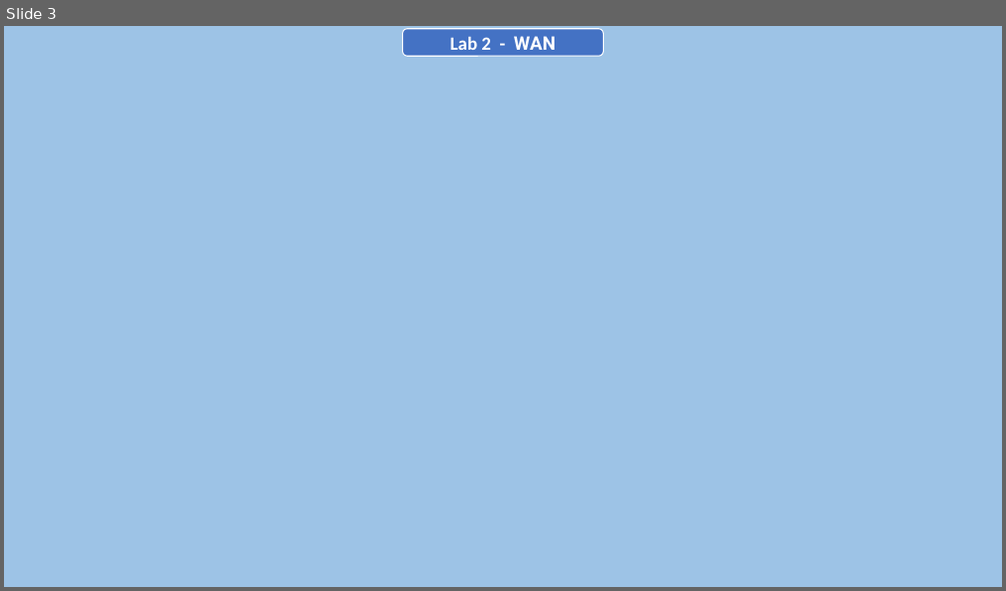
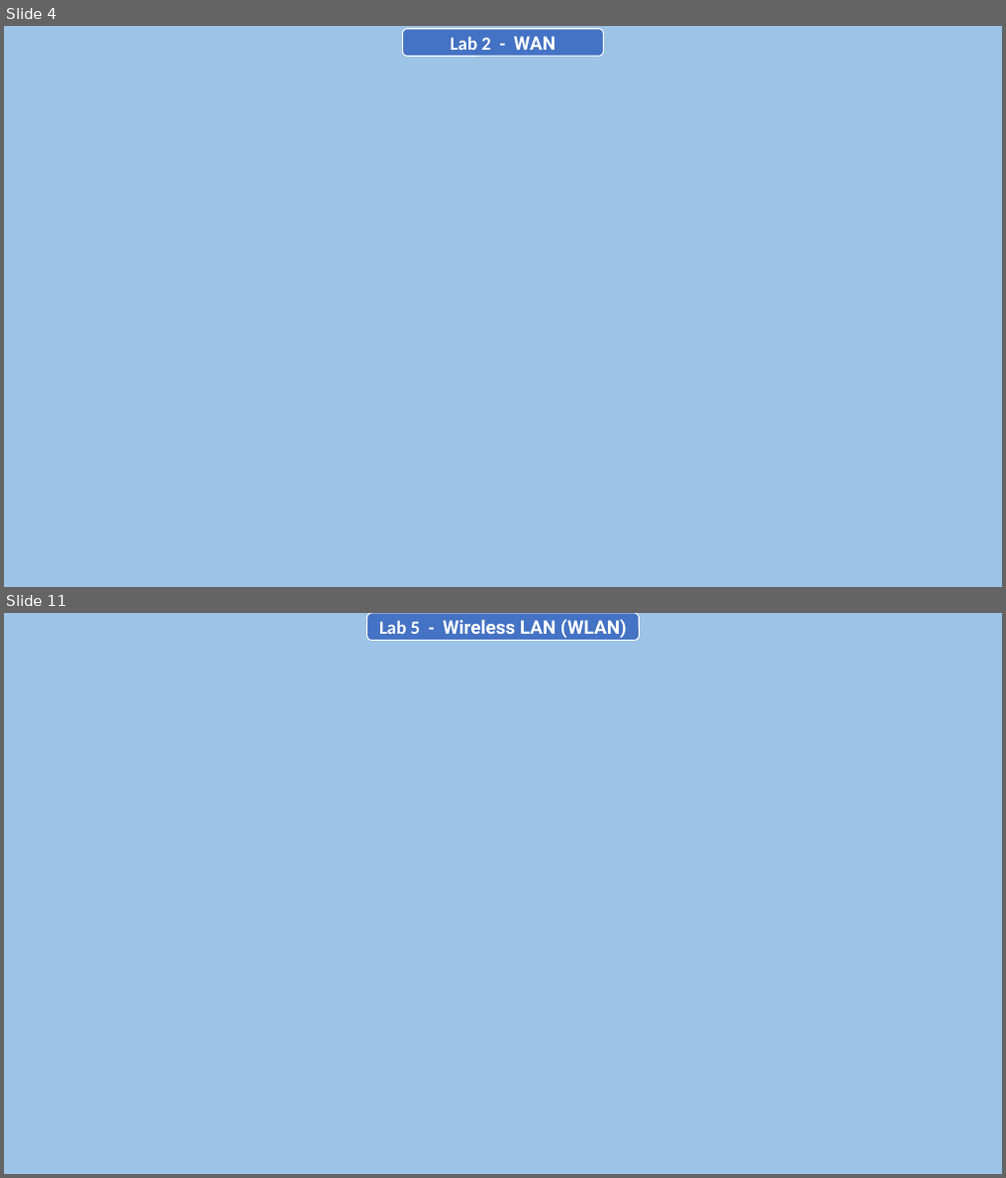
Before and after one commit to AntorPi314/MySave, a slide deck: Lab/Networking Lab/Final Assignment/Networking Lab (Final).pptx. Shown one above the other, each under a label of ours: slide 3 before the commit, slides 4 and 11 after it; the slides between them are not shown. The pictures are 1006x591 and 1006x1178 pixels, drawn with LibreOffice and Linux fonts; fonts in the diff are those of the drawing; background and template pictures are left out. Boxes give left, top, right and bottom in pixels: in the first picture for what was removed or moved away, otherwise in the second. Text is boxed around its words. In the diff, an @@ line names an element or a change of style, - is before the commit and + after.

```diff
--- a/Lab/Networking Lab/Final Assignment/Networking Lab (Final).pptx
+++ b/Lab/Networking Lab/Final Assignment/Networking Lab (Final).pptx
@@ slide 11 added at box(4, 613, 1002, 1174), background #9DC3E6 @@
@@ rounded rectangle added at box(367, 613, 639, 640), fill #4472C4, outline #FFFFFF 1 pt, 18 pt, text #FFFFFF, bold @@
+Lab 5 - Wireless LAN (WLAN)
@@ what was slide 3 is now slide 4 @@
```
Also in this commit, not shown: 2 slides changed, 15 other slides added, 4 other files.
